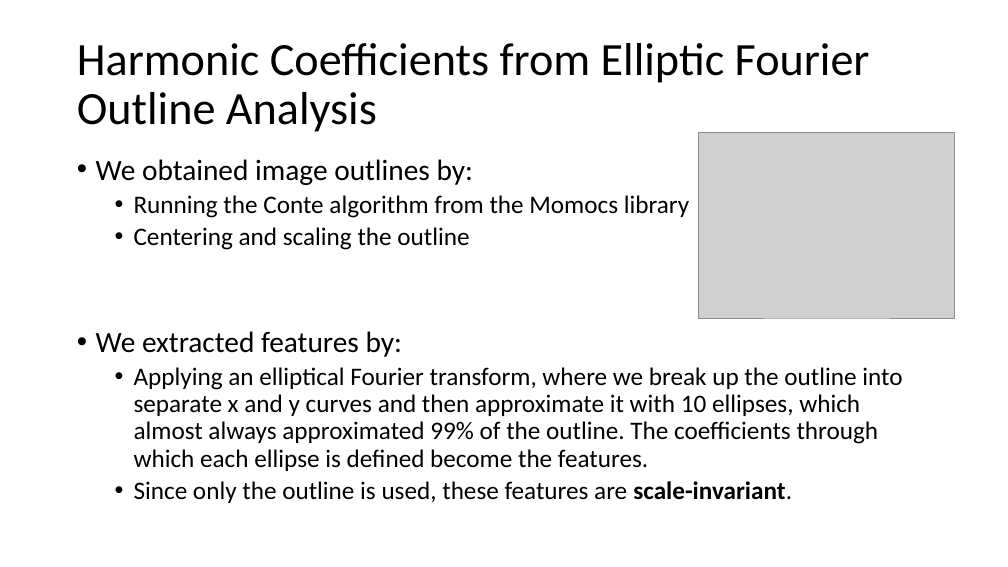
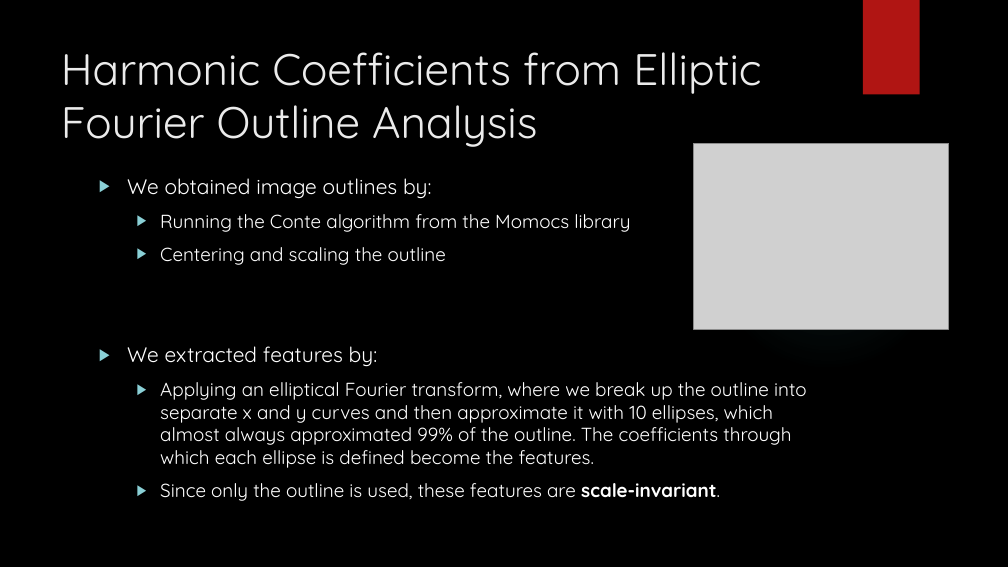
Before and after one commit to TZstatsADS/Spr2016-Proj3-Grp5, a slide deck: slide 6 of doc/presentation.pptx. Drawn at 1008x567 pixels with LibreOffice and Linux fonts; fonts in the diff are those of the drawing; grey boxes stand for pictures; background and template pictures are left out. Boxes give left, top, right and bottom in pixels: in the first picture for what was removed or moved away, otherwise in the second. Text is boxed around its words. In the diff, an @@ line names an element or a change of style, - is before the commit and + after.

```diff
--- a/doc/presentation.pptx
+++ b/doc/presentation.pptx
@@ background #FFFFFF to picture (left out) @@
@@ rectangle added at (863,0,920,95), fill #B01513 @@
@@ title "Harmonic Coefficients from Elliptic Fourier ...": place and size @@
-title "Harmonic Coefficients from Elliptic Fourier ..." at (77,43,870,132)
+title "Harmonic Coefficients from Elliptic Fourier ..." at (61,52,761,147)
@@ title "Harmonic Coefficients from Elliptic Fourier ..." at (61,52,761,147): size 44 to 42 pt, font Calibri to Quicksand, text colour #000000 to #EBEBEB; line spacing 0.9 to 1; vertical alignment middle to top @@
@@ picture: place and size @@
-picture at (699,132,954,318)
+picture at (693,144,949,329)
@@ ellipse added at (712,138,944,371), fill gradient #50B9C1 @@
@@ text "We obtained image outlines by:": place and size @@
-text "We obtained image outlines by:" at (96,159,902,503)
+text "We obtained image outlines by:" at (127,178,807,501)
@@ text "We obtained image outlines by:" at (127,178,807,501): size 28 to 20 pt in "We obtained image outlines by:", "We extracted features by:"; font Calibri to Quicksand, text colour #000000 to #FFFFFF; size 24 to 18 pt in "Running the Conte algorithm from the Momocs ...", "Centering and scaling the outline", "Applying an elliptical Fourier transform, where we ...", "Since only the outline is used, these ..."; bullet • to ▶; line spacing 0.9 to 1; more space between paragraphs @@
```
Also in this commit, not shown: 11 other slides changed, 1 slide added, 1 slide removed, 2 other files.
